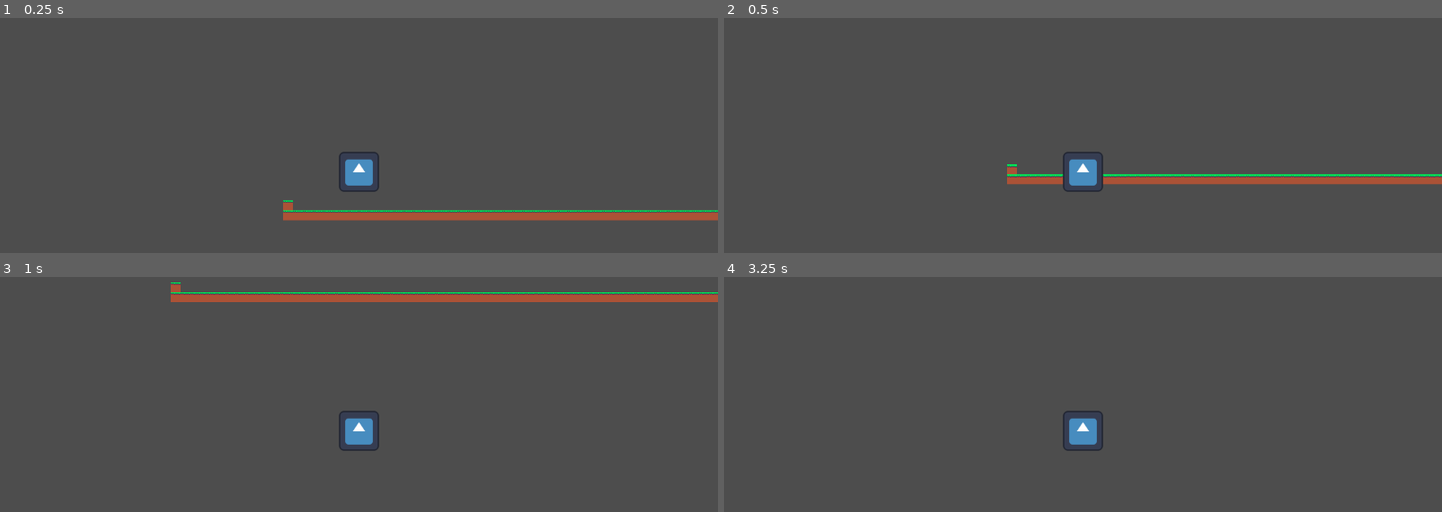
Above: before the commit, frames 1-4 (two rows, left to right).
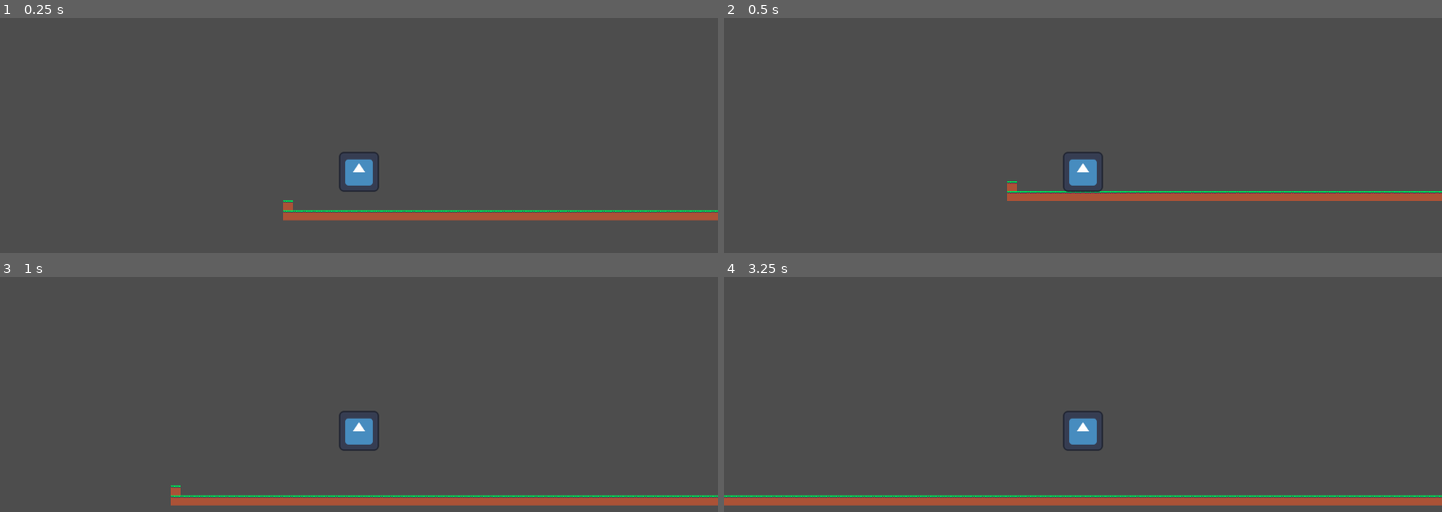
Above: after the commit, the same moments.

Repository: basic-bitch-foundation/The-Regal-Quack
Game: Godot game, scene res://node_2d.tscn
Same seed, same stepped clock (60 frames per second), same inputs: the game is played once before the commit and once after it. The project has no main scene, so this scene is started directly. The engine's default icon, where the game draws it, is replaced by a stand-in: a white triangle on a blue panel in a dark square.
Inputs:
- Up to frame 1 (0.25 s): no input
- Up to frame 2 (0.5 s): no input
- Up to frame 3 (1 s): tap Enter at 0.5 s; hold Right (ui_right) from 0.53 s (still down); tap Up (ui_jump, bound only after the commit) at 0.6, 0.77 s
- Up to frame 4 (3.25 s): tap Up (ui_jump, bound only after the commit) at 1.07, 1.35, 1.52, 1.82, 2.1, 2.85, 3.02 s; tap Space at 2 s; release Right (ui_right) at 2.03 s; hold Left (ui_left) 2.03-2.78 s; hold Right (ui_right) from 2.78 s (still down)

Frame 1 is identical in both runs. In frame 2, 5.1% of the frame differs, in the area x 39-100%, y 62-78%; in frame 3, 6.7%, in the area x 23-100%, y 2-98%; in frame 4, 4.5%.

Commit message:
Make tile set and basic player movement

Diff:
--- a/node_2d.tscn
+++ b/node_2d.tscn
@@ -10,6 +10,7 @@
 texture = ExtResource("1_wtcfe")
 margins = Vector2i(2, 0)
 0:0/0 = 0
+0:0/0/physics_layer_0/polygon_0/points = PackedVector2Array(-8, -8, 8, -8, 8, 8, -8, 8)
 1:0/0 = 0
 3:0/0 = 0
 4:0/0 = 0
--- a/player.gd
+++ b/player.gd
@@ -1,7 +1,7 @@
 extends CharacterBody2D
 
 @export var spd := 400
-@export var jmp_forcrc := -300
+@export var jmp_forrc := -300
 @export var gravity := 600
 
 func _physics_process(delta: float) -> void:
@@ -17,7 +17,7 @@
 
 
 	if Input.is_action_just_pressed("ui_jump") and is_on_floor():
-		velocity.y = jmp_forcrc
+		velocity.y = jmp_forrc
 
 
 	move_and_slide()
--- a/project.godot
+++ b/project.godot
@@ -34,7 +34,7 @@
 "events": [Object(InputEventKey,"resource_local_to_scene":false,"resource_name":"","device":-1,"window_id":0,"alt_press …(195 unchanged characters)…
 ]
 }
-"ui_accept "={
+ui_jump={
 "deadzone": 0.2,
 "events": [Object(InputEventKey,"resource_local_to_scene":false,"resource_name":"","device":-1,"window_id":0,"alt_press …(195 unchanged characters)…
 ]
Not shown: 1 places in node_2d.tscn that only renumber resources
Not shown, changed: player.gd.uid
Not shown: 1 places in player.tscn that only renumber resources
